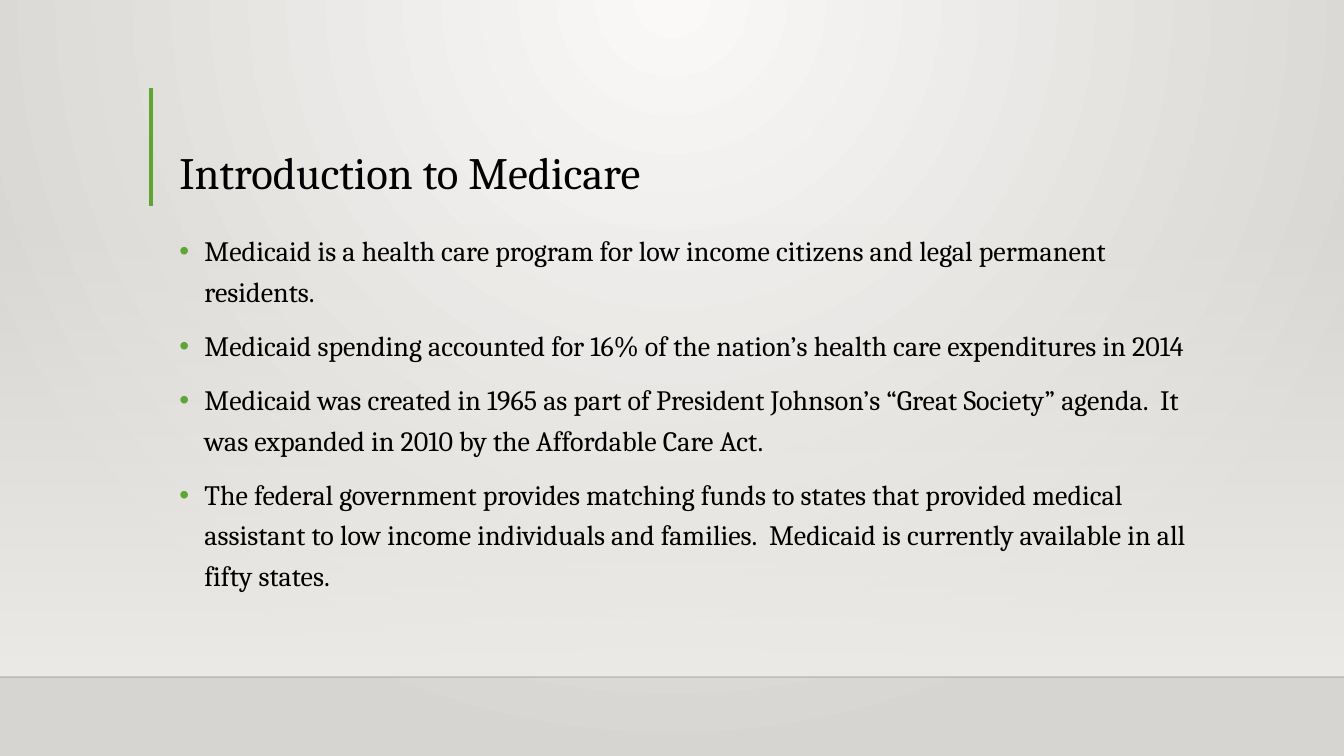
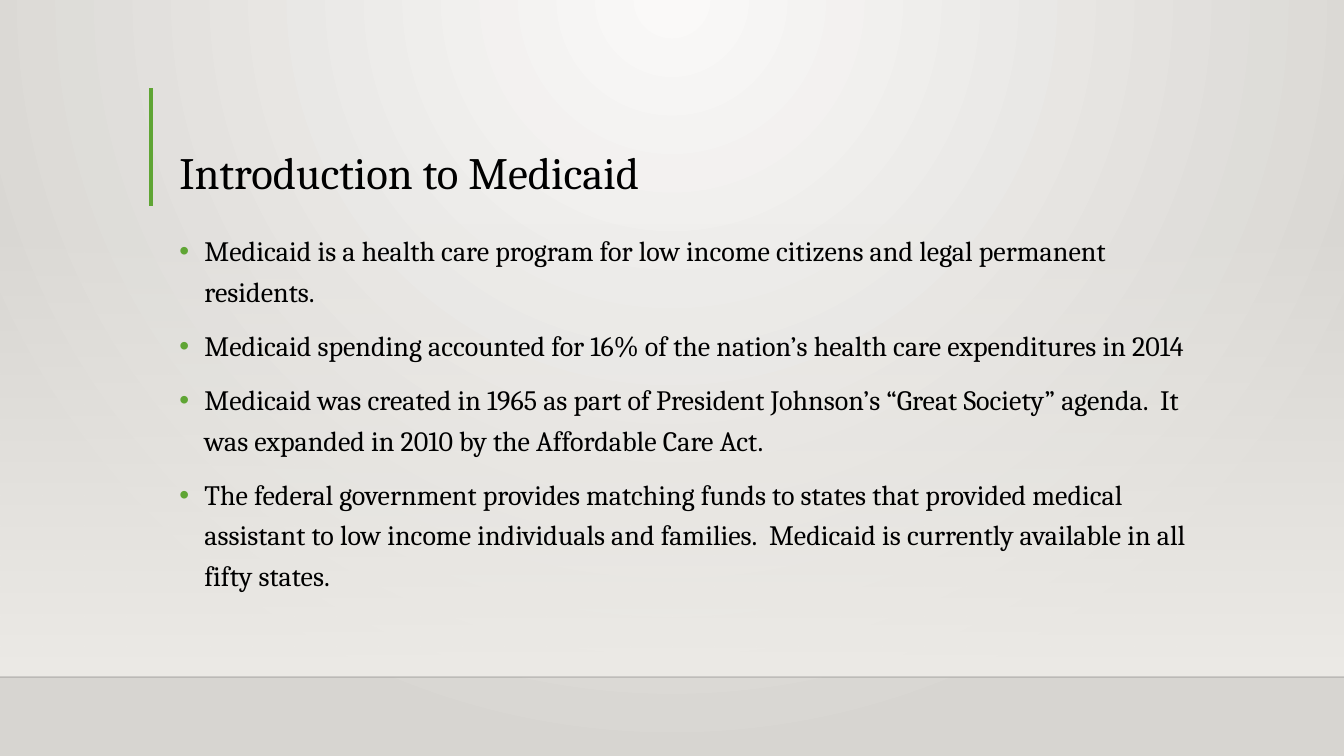
Before and after one commit to Intro-to-APCD/Intro-to-APCD.github.io, a slide deck: slide 3 of PowerPoints/Phase 4 - Insurance Terminology/021 Federal Health Care Programs.pptx. Drawn at 1344x756 pixels with LibreOffice and Linux fonts; fonts in the diff are those of the drawing; background and template pictures are left out. Boxes give left, top, right and bottom in pixels: in the first picture for what was removed or moved away, otherwise in the second. Text is boxed around its words. In the diff, an @@ line names an element or a change of style, - is before the commit and + after.

Commit message:
fixed a spelling mistake

```diff
--- a/PowerPoints/Phase 4 - Insurance Terminology/021 Federal Health Care Programs.pptx
+++ b/PowerPoints/Phase 4 - Insurance Terminology/021 Federal Health Care Programs.pptx
@@ title at (179,158,639,190): text changed @@
-Introduction to Medicare
+Introduction to Medicaid
```
